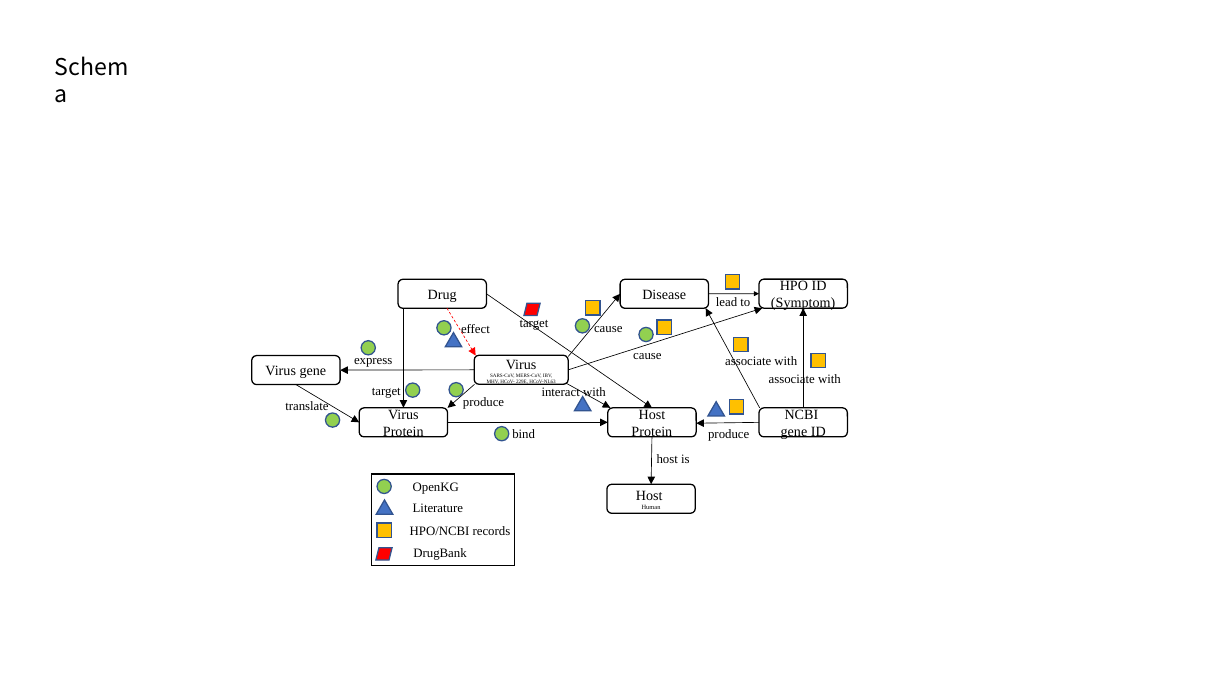
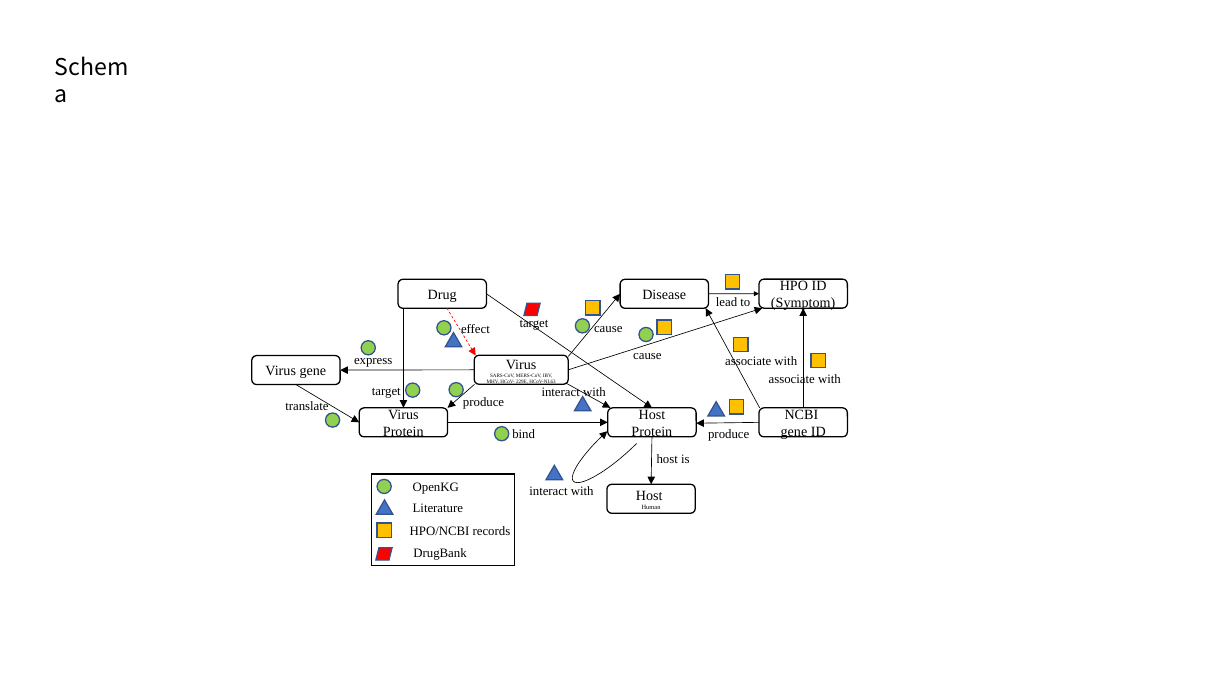
Before and after one commit to Sheldon2016/covid19kg, a slide deck: slide 1 of data/HPO/schema.pptx. Drawn at 1232x693 pixels with LibreOffice and Linux fonts; fonts in the diff are those of the drawing. Boxes give left, top, right and bottom in pixels: in the first picture for what was removed or moved away, otherwise in the second. Text is boxed around its words. In the diff, an @@ line names an element or a change of style, - is before the commit and + after.

```diff
--- a/data/HPO/schema.pptx
+++ b/data/HPO/schema.pptx
@@ arc (boxed as its full ellipse) added at (564,391,671,491), outline #000000 0.5 pt @@
@@ triangle added at (546,466,563,480), fill #4472C4, outline #325491 1 pt @@
@@ text added at (529,486,594,495), 10 pt, text #000000 @@
+interact with
```
Also in this commit, not shown: 2 other files.
